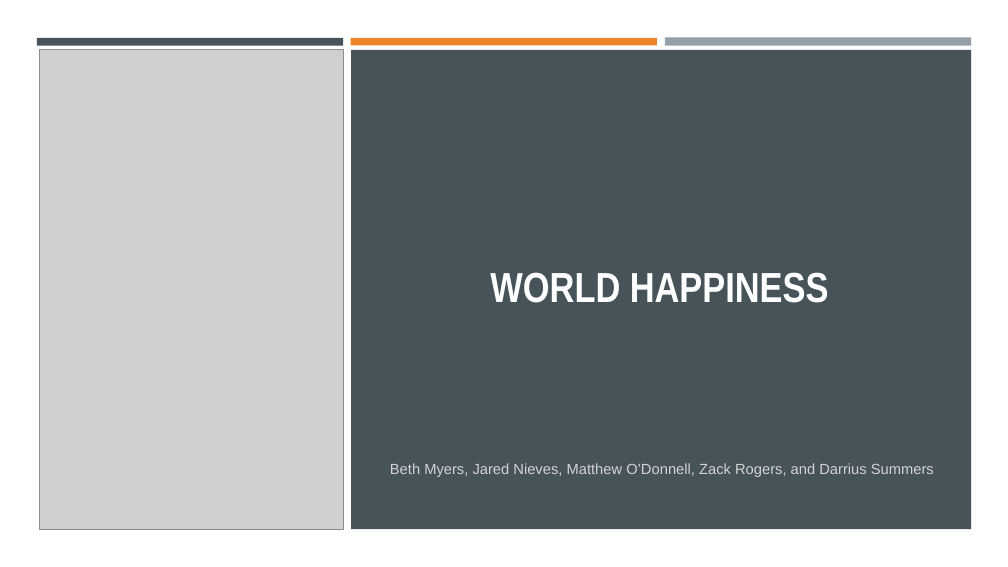
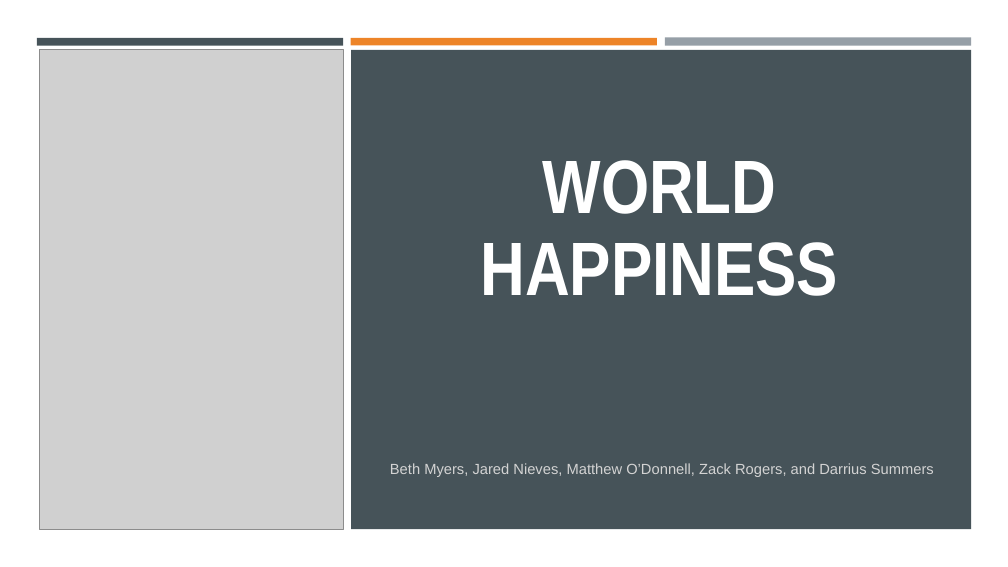
Before and after one commit to Bmyers5817/Project-1, a slide deck: slide 1 of World Happiness.pptx. Drawn at 1008x567 pixels with LibreOffice and Linux fonts; fonts in the diff are those of the drawing; grey boxes stand for pictures. Boxes give left, top, right and bottom in pixels: in the first picture for what was removed or moved away, otherwise in the second. Text is boxed around its words. In the diff, an @@ line names an element or a change of style, - is before the commit and + after.

```diff
--- a/World Happiness.pptx
+++ b/World Happiness.pptx
@@ title "WORLD HAPPINESS" at [481, 160, 839, 296]: size 40 to 72 pt @@
```
Also in this commit, not shown: 5 other slides changed, 7 slides added, 2 slides removed.
